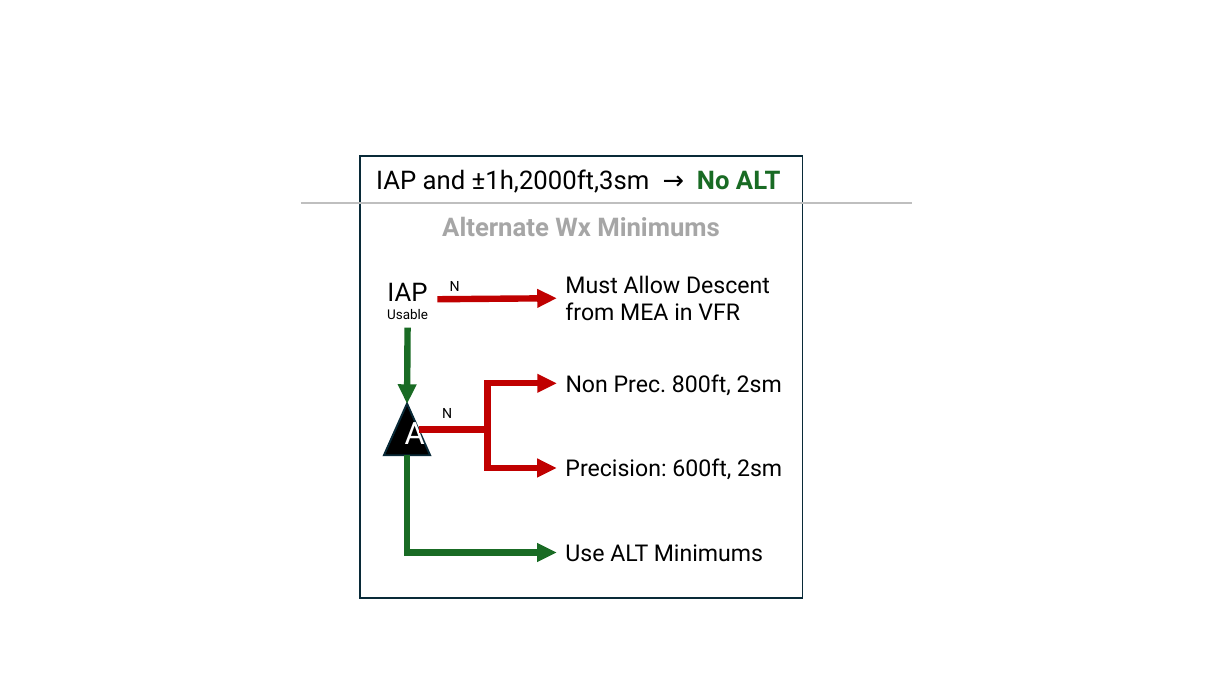
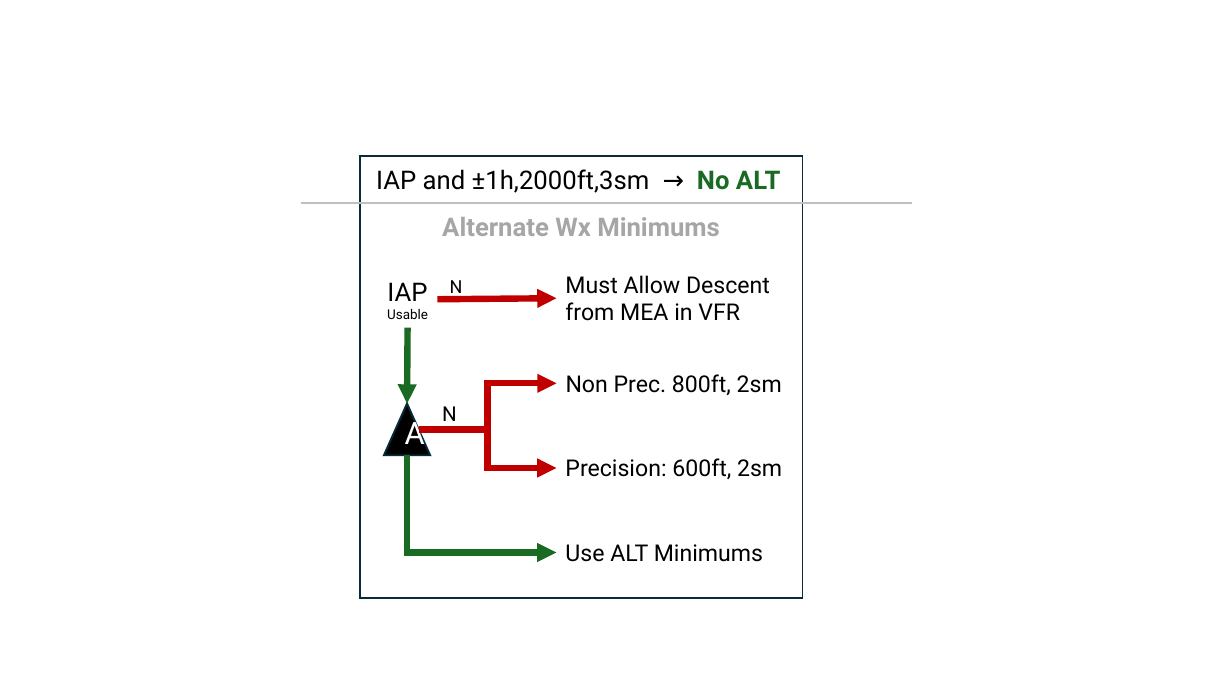
Before and after one commit to jcjollant/gakneeboard, a slide deck: slide 1 of ui/docs/Tiles.pptx. Drawn at 1232x693 pixels with LibreOffice and Linux fonts; fonts in the diff are those of the drawing. Boxes give left, top, right and bottom in pixels: in the first picture for what was removed or moved away, otherwise in the second. Text is boxed around its words. In the diff, an @@ line names an element or a change of style, - is before the commit and + after.

```diff
--- a/ui/docs/Tiles.pptx
+++ b/ui/docs/Tiles.pptx
@@ text "N" at (450, 280, 463, 298): size 11 to 14 pt @@
@@ text "N" at (442, 406, 457, 427): size 11 to 16 pt @@
```
Also in this commit, not shown: 1 other slide changed, 2 other files.
